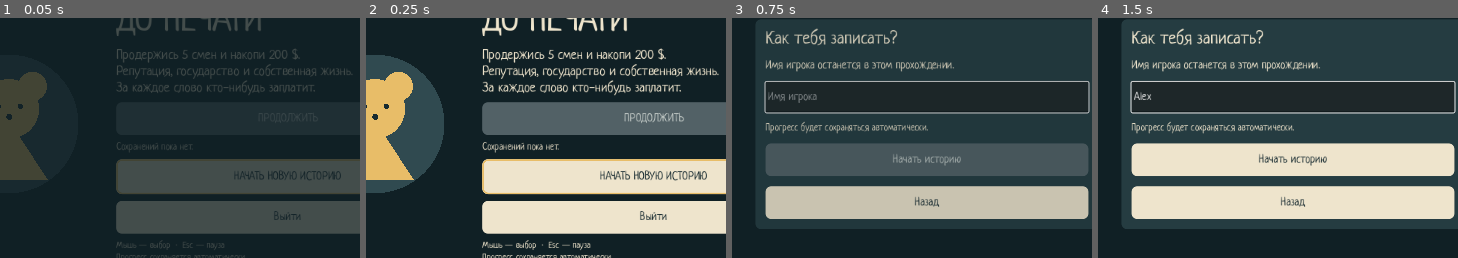
Above: before the commit, frames 1-4 (left to right).
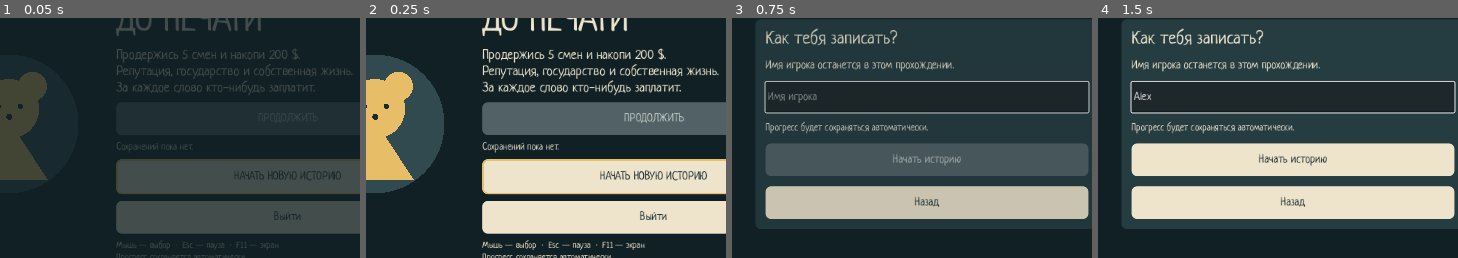
Above: after the commit, the same moments.

Repository: Pokimonchick/DisinfoJam
Game: Godot game, scene res://Scenes/mvp_game.tscn
Two runs of this game, one before a commit and one after it. Both use one fixed random seed, a clock stepped at 60 frames per second and the inputs below.
Inputs (mouse positions are % of the whole screen's width and height, from its top left):
- Up to frame 1 (0.05 s): no input
- Up to frame 2 (0.25 s): no input
- Up to frame 3 (0.75 s): click "НАЧАТЬ НОВУЮ ИСТОРИЮ" at 0.5 s
- Up to frame 4 (1.5 s): click (50, 48) at 1.27 s; type "Alex" at 1.35 s
The pictures show only the part of the screen within x 23-73%, y 32-81%; the shares and areas given below are measured in that part.

The runs differ from the first frame. In frame 1, less than 0.1% of the frame differs, in the area x 65-78%, y 93-97%; in frame 2, 0.2%, in the area x 63-78%, y 92-97%; in frame 3, nothing differs; in frame 4, nothing differs.

Commit message:
checkpoint: before desk paper zoom interactions

Diff:
--- a/Scenes/mvp_game.tscn
+++ b/Scenes/mvp_game.tscn
@@ -152,7 +152,7 @@
 [node name="Hint" type="Label" parent="Padding/Layout/Stage/Menu/Card/Text" unique_id=578268836]
 layout_mode = 2
 theme_override_font_sizes/font_size = 16
-text = "Мышь — выбор  ·  Esc — пауза
+text = "Мышь — выбор  ·  Esc — пауза  ·  F11 — экран
 Прогресс сохраняется автоматически."
 autowrap_mode = 3
 
--- a/Scenes/newsroom_screen.tscn
+++ b/Scenes/newsroom_screen.tscn
@@ -116,9 +116,9 @@
 unique_name_in_owner = true
 layout_mode = 0
 offset_left = 1049.0
-offset_top = 337.0
+offset_top = 325.0
 offset_right = 1209.0
-offset_bottom = 390.0
+offset_bottom = 365.0
 theme_override_colors/font_color = Color(0.94, 0.89, 0.78, 1)
 theme_override_font_sizes/font_size = 15
 text = "Кофе — дома,
@@ -127,12 +127,19 @@
 
 [node name="FinishShift" type="Button" parent="." unique_id=1684567050]
 unique_name_in_owner = true
-custom_minimum_size = Vector2(238, 58)
-layout_mode = 0
-offset_left = 940.0
-offset_top = 437.0
-offset_right = 1178.0
-offset_bottom = 495.0
+custom_minimum_size = Vector2(170, 58)
+layout_mode = 1
+anchors_preset = 3
+anchor_left = 1.0
+anchor_top = 1.0
+anchor_right = 1.0
+anchor_bottom = 1.0
+offset_left = -188.0
+offset_top = -76.0
+offset_right = -18.0
+offset_bottom = -18.0
+grow_horizontal = 0
+grow_vertical = 0
 mouse_default_cursor_shape = 2
 theme_override_font_sizes/font_size = 16
 text = "СДАТЬ ВЫПУСК
--- a/Scripts/mvp_game.gd
+++ b/Scripts/mvp_game.gd
@@ -106,6 +106,10 @@
 	effect.set_shader_parameter("effect_time", _fatigue_time)
 
 func _unhandled_key_input(event: InputEvent) -> void:
+	if event is InputEventKey and event.pressed and not event.echo and event.keycode == KEY_F11:
+		get_window().mode = Window.MODE_MAXIMIZED if get_window().mode in [Window.MODE_FULLSCREEN, Window.MODE_EXCLUSIVE_FULLSCREEN] else Window.MODE_FULLSCREEN
+		get_viewport().set_input_as_handled()
+		return
 	if event.is_action_pressed("ui_cancel") and view == View.PROFILE:
 		_show_menu()
 		get_viewport().set_input_as_handled()
--- a/Tests/mvp_tests.gd
+++ b/Tests/mvp_tests.gd
@@ -335,6 +335,10 @@
 	_check(game.view == game.View.WORK, "The complete tutorial starts work")
 	var work := game.get_node("%Work")
 	var popup := work.get_node("MessagePanel")
+	var finish_button: Button = work.get_node("%FinishShift")
+	var finish_rect: Rect2 = finish_button.get_global_rect()
+	var work_rect: Rect2 = (work as Control).get_global_rect()
+	_check(work_rect.encloses(finish_rect) and finish_rect.position.y >= work.get_node("%CoffeeHint").get_global_rect().end.y, "Finish button stays inside the visible desk below the coffee hint")
 	var permanent_stain: Control = work.get_node("%Coffee")
 	_check(permanent_stain.visible and permanent_stain.kind == 3 and not permanent_stain.interactive, "Stained paper is always on the desk without a free cup")
 	_check(work.get_node("%CoffeeHint").text.is_empty(), "Permanent coffee ring has no literal status caption")
--- a/project.godot
+++ b/project.godot
@@ -25,6 +25,7 @@
 window/size/viewport_height=720
 window/size/window_width_override=1920
 window/size/window_height_override=1080
+window/size/mode=3
 window/stretch/mode="canvas_items"
 window/stretch/aspect="expand"
 
